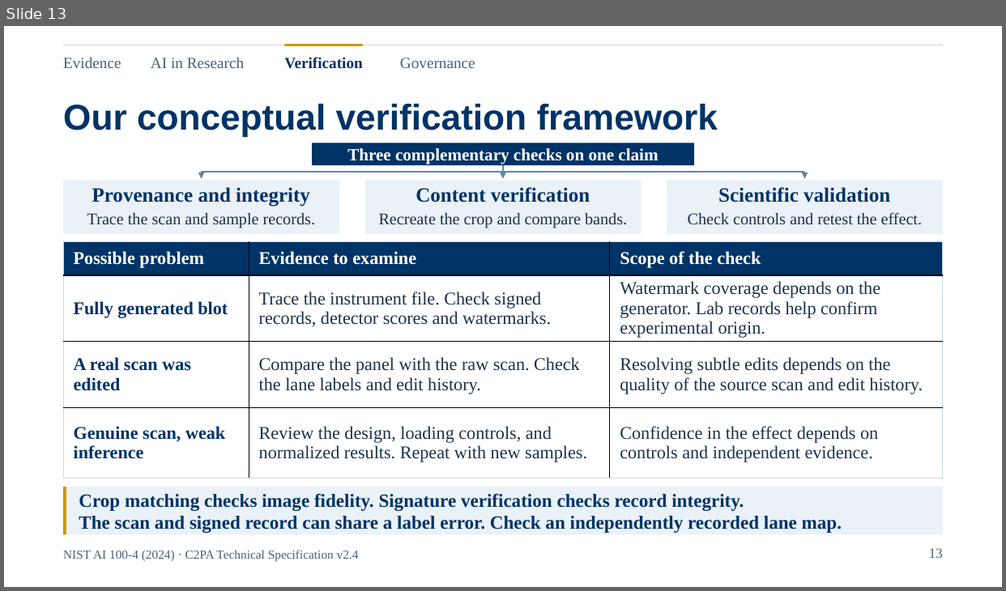
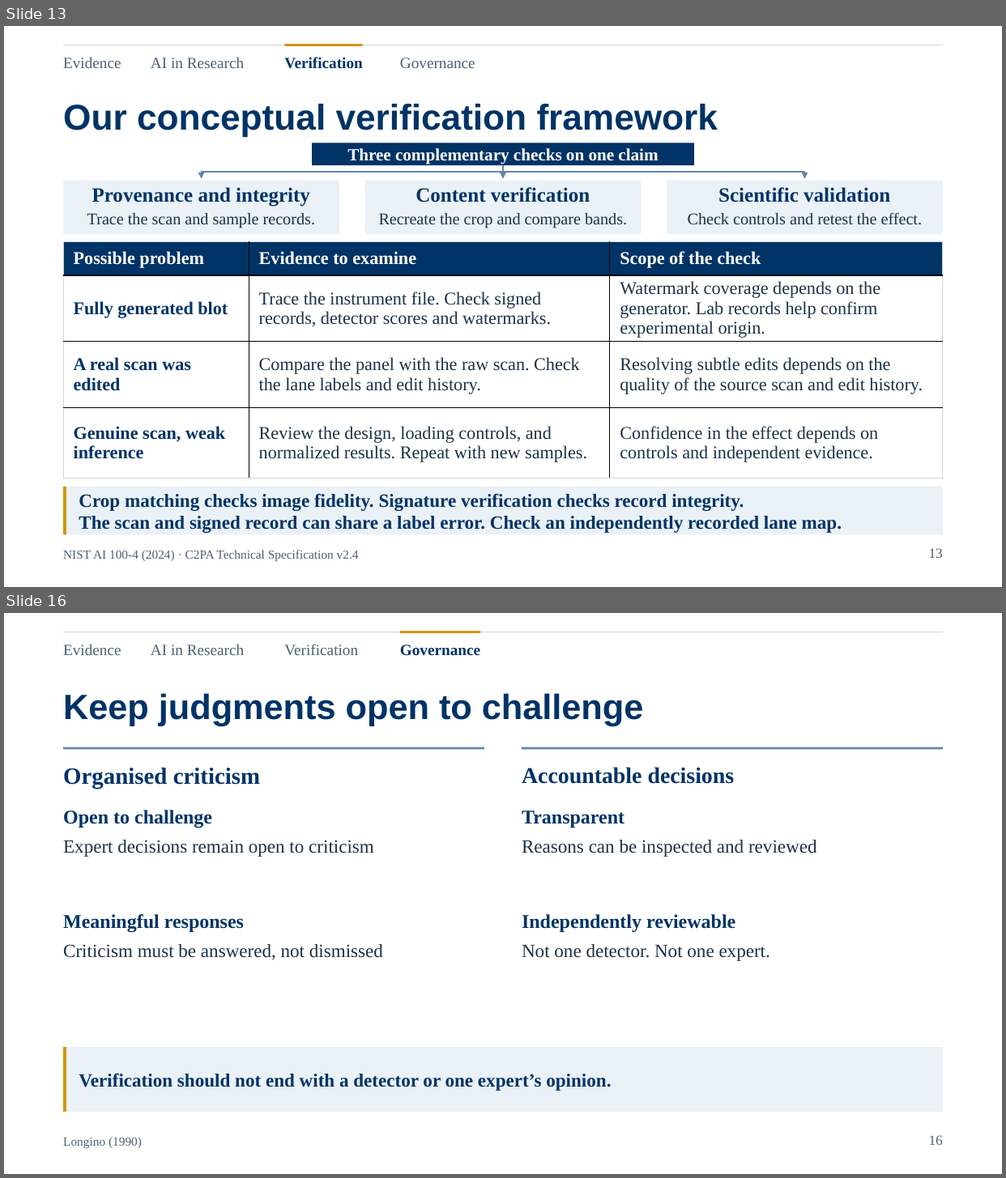
Before and after one commit to acmomo/cursor-playground, a slide deck: INFH5000_PPT_SpeakerAligned_KeywordVersion.pptx. Shown one above the other, each under a label of ours: slide 13 before the commit, slides 13 and 16 after it; the slides between them are not shown. The pictures are 1006x591 and 1006x1178 pixels, drawn with LibreOffice and Linux fonts; fonts in the diff are those of the drawing. Boxes give left, top, right and bottom in pixels: in the first picture for what was removed or moved away, otherwise in the second. Text is boxed around its words. In the diff, an @@ line names an element or a change of style, - is before the commit and + after.

```diff
--- a/INFH5000_PPT_SpeakerAligned_KeywordVersion.pptx
+++ b/INFH5000_PPT_SpeakerAligned_KeywordVersion.pptx
@@ slide 16 added at [4,613,1002,1174], background #FFFFFF @@
@@ rectangle added at [63,632,943,632], fill #C9D6E2 @@
@@ rectangle added at [400,631,480,633], fill #CC9900 @@
@@ text added at [63,644,121,655], 15 pt, text #4B6075 @@
+Evidence
@@ text added at [151,644,244,655], 15 pt, text #4B6075 @@
+AI in Research
@@ text added at [284,644,358,655], 15 pt, text #4B6075 @@
+Verification
@@ text added at [400,645,480,656], 15 pt, text #003366, bold @@
+Governance
@@ text added at [63,693,644,726], 33.8 pt, text #003366, bold @@
+Keep judgments open to challenge
@@ rectangle added at [63,747,484,749], fill #6286A7 @@
@@ rectangle added at [522,747,943,749], fill #6286A7 @@
@@ text added at [63,768,260,789], 22.5 pt, text #003366, bold @@
+Organised criticism
@@ text added at [522,767,735,784], 21.8 pt, text #003366, bold @@
+Accountable decisions
@@ text added at [63,810,212,828], 18.8 pt, text #003366, bold @@
+Open to challenge
@@ text added at [522,811,624,828], 18.8 pt, text #003366, bold @@
+Transparent
@@ text added at [63,840,374,857], 18 pt, text #1C3249 @@
+Expert decisions remain open to criticism
@@ text added at [522,840,817,857], 18 pt, text #1C3249 @@
+Reasons can be inspected and reviewed
@@ text added at [63,914,244,933], 18.8 pt, text #003366, bold @@
+Meaningful responses
@@ text added at [522,914,735,932], 18.8 pt, text #003366, bold @@
+Independently reviewable
@@ text added at [63,944,383,960], 18 pt, text #1C3249 @@
+Criticism must be answered, not dismissed
@@ text added at [522,944,770,961], 18 pt, text #1C3249 @@
+Not one detector. Not one expert.
@@ rectangle added at [63,1047,943,1112], fill #EAF1F7 @@
@@ rectangle added at [63,1047,66,1112], fill #CC9900 @@
@@ text added at [79,1073,611,1091], 18 pt, text #003366, bold @@
+Verification should not end with a detector or one expert’s opinion.
@@ text added at [63,1137,142,1149], 12 pt, text #4B6075 @@
+Longino (1990)
@@ text added at [929,1135,943,1145], 13.5 pt, text #4B6075 @@
+16
```
Also in this commit, not shown: 7 slides changed, 1 other slide added, 2 slides removed.
